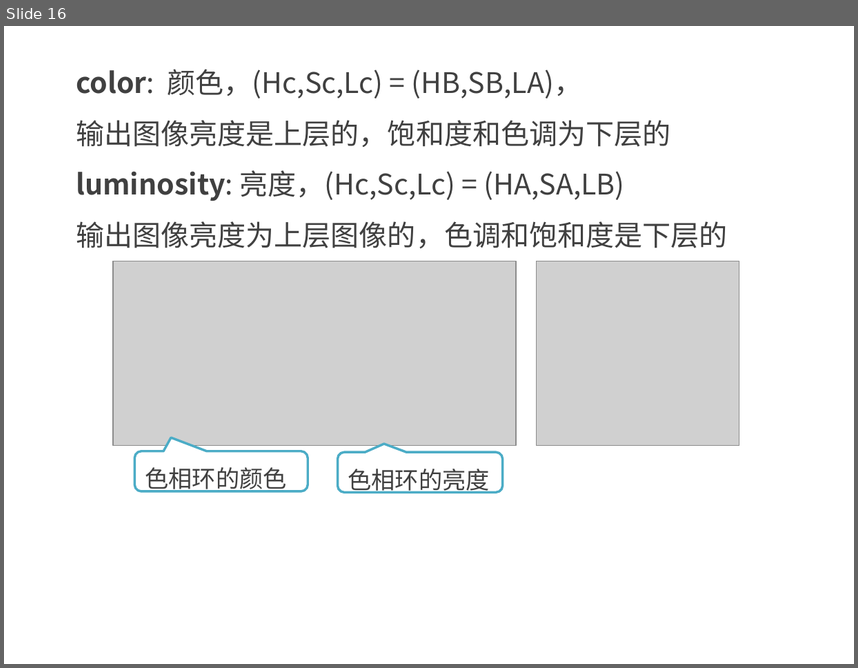
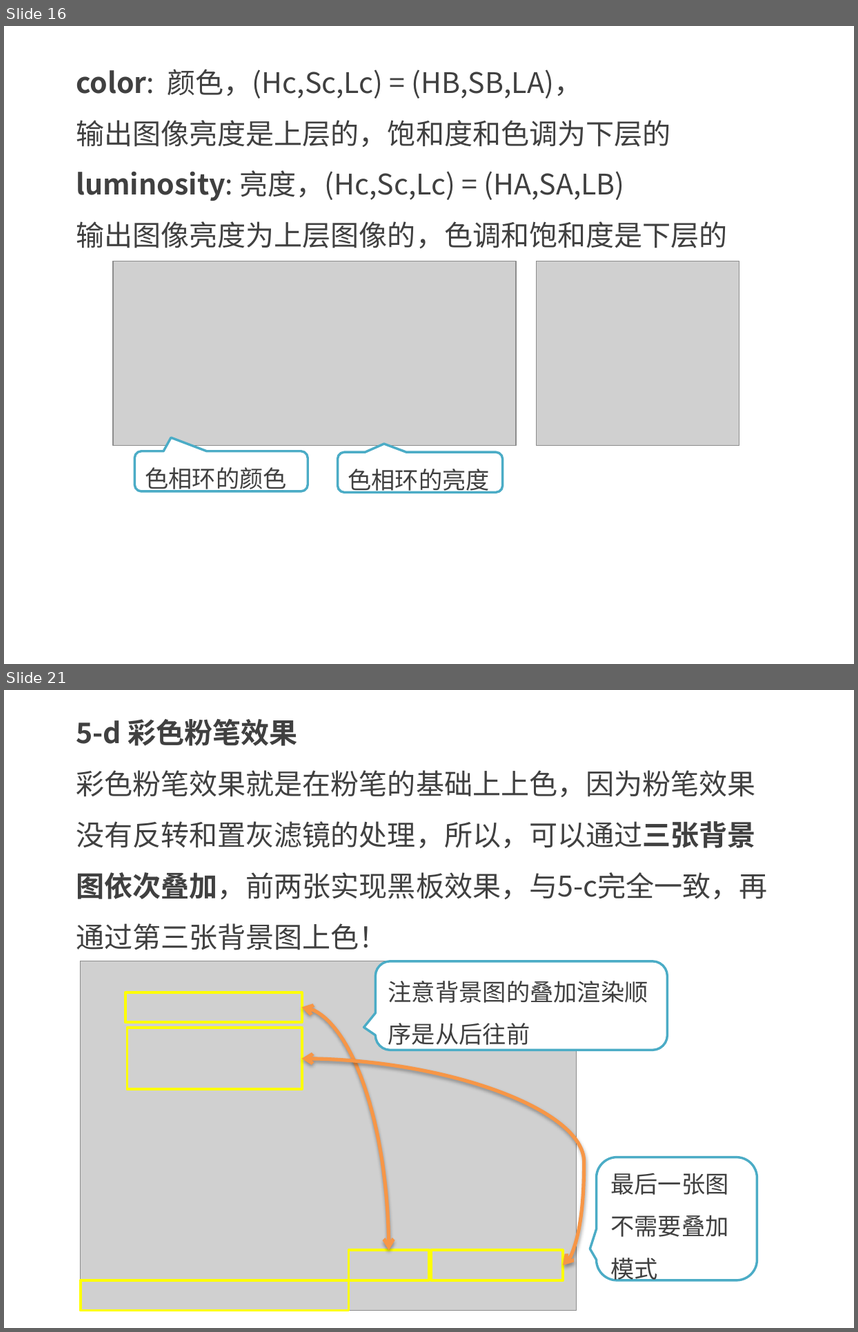
Before and after one commit to kong66/webAni, a slide deck: 35-css-filter/35.pptx. Shown one above the other, each under a label of ours: slide 16 before the commit, slides 16 and 21 after it; the slides between them are not shown. The pictures are 858x668 and 858x1332 pixels, drawn with LibreOffice and Linux fonts; fonts in the diff are those of the drawing; grey boxes stand for pictures. Boxes give left, top, right and bottom in pixels: in the first picture for what was removed or moved away, otherwise in the second. Text is boxed around its words. In the diff, an @@ line names an element or a change of style, - is before the commit and + after.

```diff
--- a/35-css-filter/35.pptx
+++ b/35-css-filter/35.pptx
@@ slide 21 added at bbox=[4, 690, 854, 1328], background #FFFFFF @@
@@ text added at bbox=[76, 719, 767, 950], 24 pt, text #404040 @@
+5-d 彩色粉笔效果
+彩色粉笔效果就是在粉笔的基础上上色，因为粉笔效果没有反转和置灰滤镜的处理，所以，可以通过三张背景图依次叠加，前两张实现黑板效果，与5-c完全一致，再通过第三张背景图上色！
@@ picture added at bbox=[81, 961, 576, 1310] @@
@@ rounded speech box added at bbox=[375, 961, 667, 1049], fill #FFFFFF, outline #4BACC6 2 pt, 20 pt, text #404040 @@
+注意背景图的叠加渲染顺序是从后往前
@@ rectangle added at bbox=[125, 992, 301, 1021], outline #FFFF00 2.25 pt @@
@@ curved double arrow added from (301, 1007) to (389, 1250), #F79646 3 pt @@
@@ rectangle added at bbox=[128, 1027, 301, 1089], outline #FFFF00 2.25 pt @@
@@ curved double arrow added from (301, 1058) to (562, 1265), #F79646 3 pt @@
@@ rounded speech box added at bbox=[597, 1156, 757, 1280], fill #FFFFFF, outline #4BACC6 2 pt, 20 pt, text #404040 @@
+最后一张图不需要叠加模式
@@ rectangle added at bbox=[349, 1250, 429, 1279], outline #FFFF00 2.25 pt @@
@@ rectangle added at bbox=[432, 1250, 564, 1279], outline #FFFF00 2.25 pt @@
@@ rectangle added at bbox=[81, 1280, 349, 1310], outline #FFFF00 2.25 pt @@
```
Also in this commit, not shown: 5 slides changed, 5 other slides added, 2 other files.
